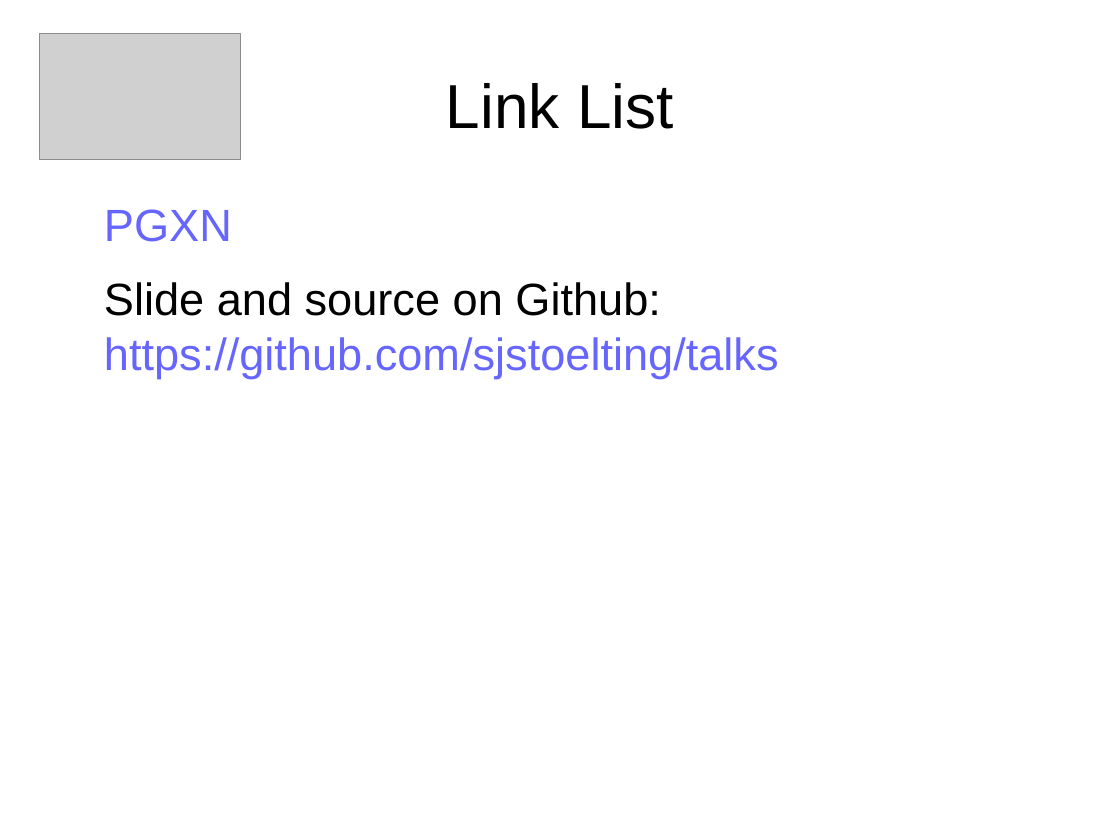
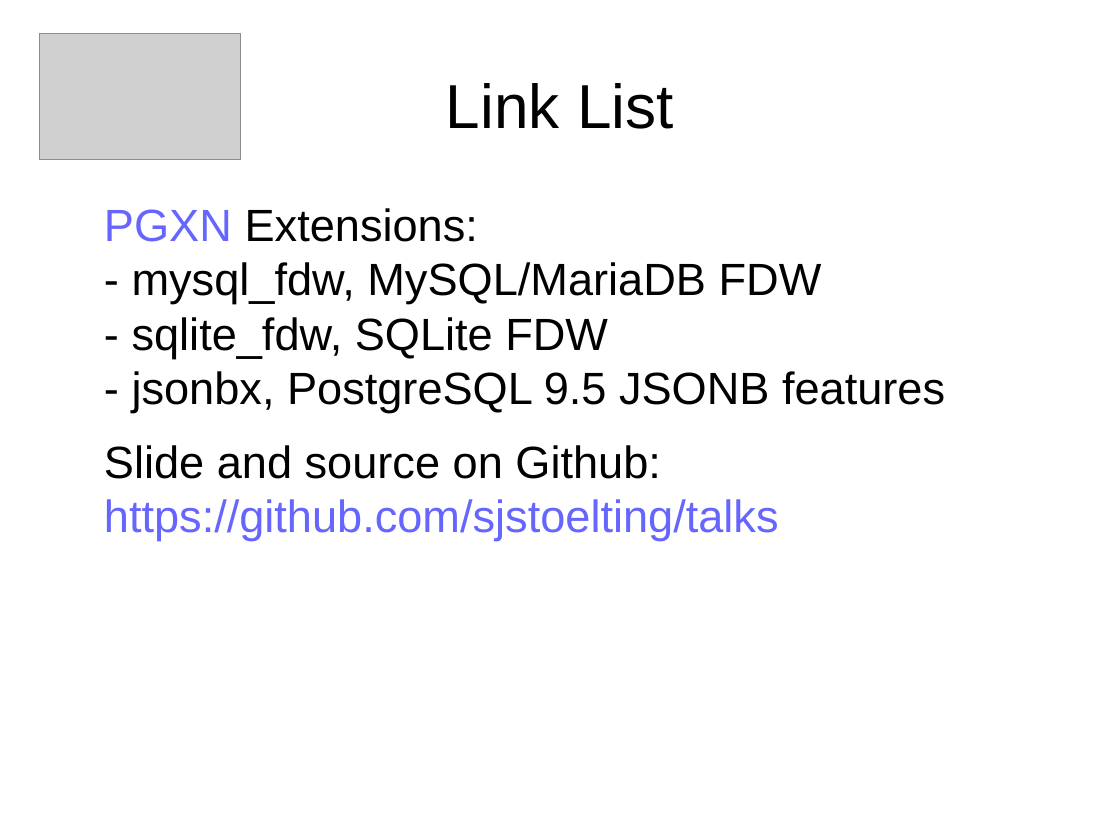
Before and after one commit to sjstoelting/talks, a slide deck: slide 8 of one-database-to-rule-em-all/PostgreSQL-FDW.odp. Drawn at 1120x840 pixels with LibreOffice and Linux fonts; fonts in the diff are those of the drawing; grey boxes stand for pictures. Boxes give left, top, right and bottom in pixels: in the first picture for what was removed or moved away, otherwise in the second. Text is boxed around its words. In the diff, an @@ line names an element or a change of style, - is before the commit and + after.

Commit message:
Added additional information about the extensions used during the talk about FDW.

```diff
--- a/one-database-to-rule-em-all/PostgreSQL-FDW.odp
+++ b/one-database-to-rule-em-all/PostgreSQL-FDW.odp
@@ text at bbox=[104, 208, 945, 412]: text changed; text colour #6666FF to #000000 @@
-PGXN
+PGXN Extensions:
+- mysql_fdw, MySQL/MariaDB FDW
+- sqlite_fdw, SQLite FDW
+- jsonbx, PostgreSQL 9.5 JSONB features
```
Also in this commit, not shown: 1 other file.
